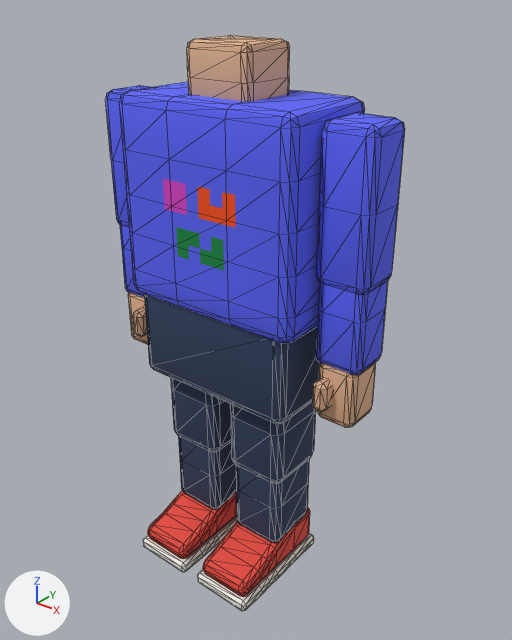
A saved change to the glTF model packages/nouns-webapp/public/world2/noun_character.glb.
The view is the same before and after, from a 50 mm lens placed at (0.881, -1.05, 1.257), pointed at (0.043, -0.003, 0.608). Arrows for +X, +Y and +Z are at lower left; the lights stay in place. The first picture is the older version. Mesh edges are drawn as thin lines. Vertices at exactly the same position are counted once.

The scene before the commit, as lines of its bpy script (objects in view):
```python
mat_nounpants = principled_material('NounPants')
mat_nounpants.base_color = (0.0273, 0.0467, 0.107)  # dark blue #2e3d5c
mat_nounpants.roughness = 0.9
mat_nounshoe = principled_material('NounShoe')
mat_nounshoe.base_color = (0.807, 0.063, 0.0423)  # red #e8473a
mat_nounshoe.roughness = 0.75
mat_nounsole = principled_material('NounSole')
mat_nounsole.base_color = (0.905, 0.88, 0.807)  # white #f4f1e8
mat_nounsole.roughness = 0.8
me_nounbodymesh = bpy.data.meshes.new('NounBodyMesh')
me_nounbodymesh.from_pydata(...)  # 1340 vertices, 2596 faces; spans x -0.325..0.325, y -0.193..0.12, z 0.0..1.155
# faces by material slot: [812, 436, 636, 496, 216]
me_nounbodymesh.materials.append(mat_nounbody)  # picture img_noun_body_default
me_nounbodymesh.materials.append(mat_nounskin)  # beige #e3b48f
me_nounbodymesh.materials.append(mat_nounpants)  # dark blue #2e3d5c
me_nounbodymesh.materials.append(mat_nounshoe)  # red #e8473a
me_nounbodymesh.materials.append(mat_nounsole)  # white #f4f1e8
ob_nounbody = bpy.data.objects.new('NounBody', me_nounbodymesh)
ob_nounbody.location = (0.0, 0.0, 0.0)
```
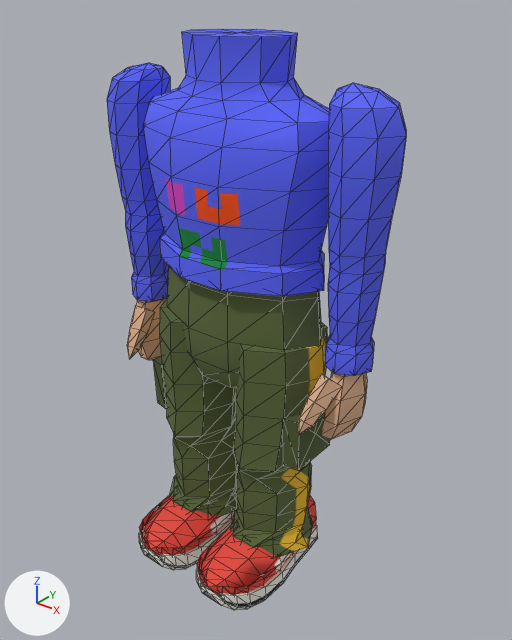
Boxes (x1, y1, x2, y2) around the edits, measured in the pictures (512 x 640 px):
'NounBody', surface changed, reshaped
    before: (105, 35, 405, 611)
    after: (107, 29, 406, 610)
part 1 of me_nounbodymesh, rebuilt
    before: (119, 82, 365, 343)
    after: (143, 29, 329, 296)
part 2 of me_nounbodymesh, rebuilt
    before: (148, 490, 237, 559)
    after: (139, 495, 235, 555)
part 3 of me_nounbodymesh, rebuilt (11% wider, 12% taller)
    before: (203, 507, 310, 596)
    after: (197, 495, 316, 595)
part 4 of me_nounbodymesh, rebuilt
    before: (144, 294, 320, 424)
    after: (167, 266, 322, 388)
part 5 of me_nounbodymesh, rebuilt
    before: (143, 517, 237, 572)
    after: (139, 518, 233, 570)
part 6 of me_nounbodymesh, rebuilt
    before: (317, 362, 376, 427)
    after: (321, 372, 367, 439)
part 7 of me_nounbodymesh, rebuilt
    before: (128, 293, 148, 345)
    after: (136, 299, 166, 360)
part 8 of me_nounbodymesh, rebuilt (13% taller)
    before: (198, 534, 314, 611)
    after: (196, 523, 318, 610)
part 9 of me_nounbodymesh, added (green)
    after: (231, 322, 328, 557)
part 10 of me_nounbodymesh, added (green)
    after: (160, 297, 238, 516)
part 11 of me_nounbodymesh, added (beige)
    after: (298, 374, 340, 435)
part 12 of me_nounbodymesh, added (beige)
    after: (127, 305, 155, 359)
part 13 of me_nounbodymesh, deleted (beige)
    before: (187, 35, 290, 101)
part 14 of me_nounbodymesh, deleted (beige)
    before: (313, 377, 333, 412)
part 15 of me_nounbodymesh, deleted
    before: (133, 308, 147, 337)
part 16 of me_nounbodymesh, reshaped
    before: (105, 86, 405, 543)
    after: (107, 63, 406, 471)

The change, as a diff of the scene's bpy script:
```diff
--- a/packages/nouns-webapp/public/world2/noun_character.glb.py
+++ b/packages/nouns-webapp/public/world2/noun_character.glb.py
@@ mat_nounpants @@
 mat_nounpants = principled_material('NounPants')
-mat_nounpants.base_color = (0.0273, 0.0467, 0.107)  # dark blue #2e3d5c
-mat_nounpants.roughness = 0.9
+mat_nounpants.texture = img_noun_pants
+mat_nounpants.roughness = 0.92
@@ mat_nounshoe @@
 mat_nounshoe = principled_material('NounShoe')
-mat_nounshoe.base_color = (0.807, 0.063, 0.0423)  # red #e8473a
-mat_nounshoe.roughness = 0.75
+mat_nounshoe.texture = img_noun_shoe
+mat_nounshoe.roughness = 0.85
@@ mat_nounsole @@
 mat_nounsole = principled_material('NounSole')
-mat_nounsole.base_color = (0.905, 0.88, 0.807)  # white #f4f1e8
-mat_nounsole.roughness = 0.8
+mat_nounsole.texture = img_noun_shoe
+mat_nounsole.roughness = 0.9
@@ me_nounbodymesh @@
-me_nounbodymesh.from_pydata(...)  # 1340 vertices, 2596 faces; spans x -0.325..0.325, y -0.193..0.12, z 0.0..1.155
+me_nounbodymesh.from_pydata(...)  # 947 vertices, 1818 faces; spans x -0.348..0.348, y -0.228..0.121, z 0.0..1.165
+# me_nounbodymesh part 1: the loose piece of 144 vertices spanning x -0.21..0.21, y -0.12..0.12, z 0.64..1.06 is rebuilt with 111 vertices and now spans x -0.24..0.24, y -0.128..0.119, z 0.718..1.165
+# me_nounbodymesh part 2: the loose piece of 104 vertices spanning x -0.155..-0.025, y -0.185..0.075, z 0.026..0.12 is rebuilt with 74 vertices and now spans x -0.178..-0.014, y -0.228..0.106, z 0.042..0.158
+# me_nounbodymesh part 3: the loose piece of 104 vertices spanning x 0.025..0.155, y -0.185..0.075, z 0.026..0.12 is rebuilt with 74 vertices and now spans x 0.014..0.178, y -0.228..0.106, z 0.042..0.158
+# me_nounbodymesh part 4: the loose piece of 56 vertices spanning x -0.19..0.19, y -0.11..0.11, z 0.45..0.67 is rebuilt with 52 vertices and now spans x -0.204..0.204, y -0.106..0.121, z 0.48..0.79
+# me_nounbodymesh part 5: the loose piece of 56 vertices spanning x -0.161..-0.019, y -0.193..0.082, z 0.0..0.03 is rebuilt with 56 vertices and now spans x -0.184..-0.008, y -0.227..0.105, z 0.0..0.061
+# me_nounbodymesh part 6: the loose piece of 56 vertices spanning x 0.228..0.312, y -0.05..0.045, z 0.465..0.6 is rebuilt with 32 vertices and now spans x 0.23..0.312, y -0.059..0.047, z 0.407..0.606
+# me_nounbodymesh part 7: the loose piece of 56 vertices spanning x -0.312..-0.228, y -0.05..0.045, z 0.465..0.6 is rebuilt with 32 vertices and now spans x -0.312..-0.23, y -0.059..0.047, z 0.407..0.606
+# me_nounbodymesh part 8: the loose piece of 56 vertices spanning x 0.019..0.161, y -0.193..0.082, z 0.0..0.03 is rebuilt with 56 vertices and now spans x 0.008..0.184, y -0.227..0.105, z 0.0..0.061
+# me_nounbodymesh part 9: a new loose piece of 98 vertices spanning x 0.001..0.216, y -0.133..0.116, z 0.085..0.6, in mat_nounpants (picture img_noun_pants)
+# me_nounbodymesh part 10: a new loose piece of 98 vertices spanning x -0.216..-0.001, y -0.133..0.116, z 0.085..0.6, in mat_nounpants (picture img_noun_pants)
+# me_nounbodymesh part 11: a new loose piece of 17 vertices spanning x 0.231..0.284, y -0.117..-0.019, z 0.465..0.574, in mat_nounskin (beige #e3b48f)
+# me_nounbodymesh part 12: a new loose piece of 17 vertices spanning x -0.284..-0.231, y -0.117..-0.019, z 0.465..0.574, in mat_nounskin (beige #e3b48f)
+# me_nounbodymesh part 13: the loose piece of 68 vertices spanning x -0.075..0.075, y -0.065..0.065, z 1.02..1.155 is deleted
+# me_nounbodymesh part 14: the loose piece of 24 vertices spanning x 0.236..0.268, y -0.078..-0.03, z 0.5..0.565 is deleted
+# me_nounbodymesh part 15: the loose piece of 24 vertices spanning x -0.268..-0.236, y -0.078..-0.03, z 0.5..0.565 is deleted
+# me_nounbodymesh part 16: 542 vertices removed from x -0.325..0.325, y -0.075..0.075, z 0.09..1.045; 228 vertices added at x -0.348..0.348, y -0.078..0.074, z 0.335..1.098
+# other edits to the shape of me_nounbodymesh do not show in these pictures
 me_nounbodymesh.materials.append(mat_nounbody)
```
